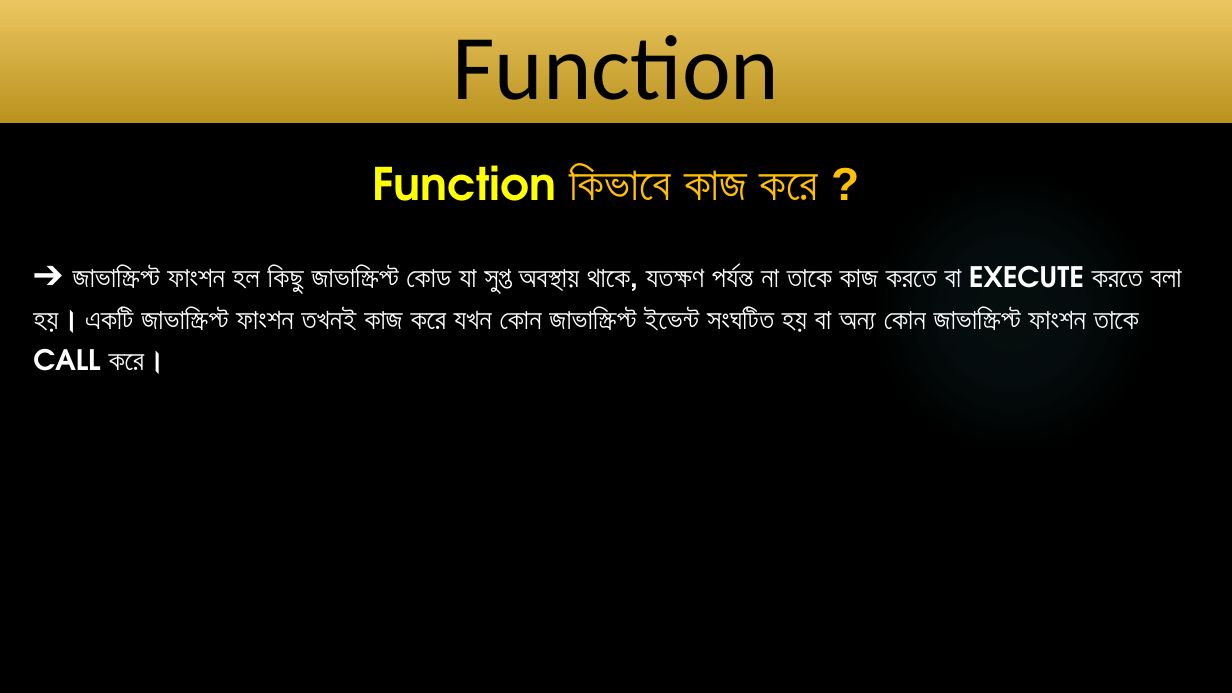
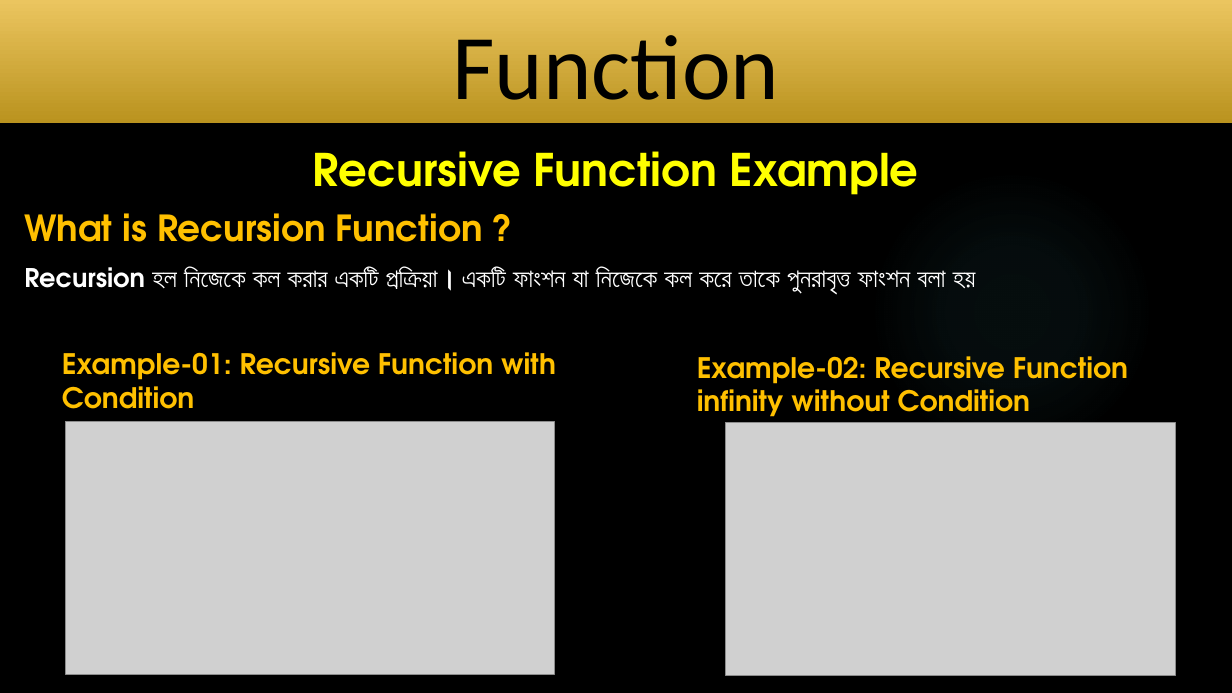
Before and after one commit to Mithun-Miah/Full-Stack-Assignment, a slide deck: slide 6 of JS Presentation File.pptx (slide 7 before the commit). Drawn at 1232x693 pixels with LibreOffice and Linux fonts; fonts in the diff are those of the drawing; grey boxes stand for pictures; background and template pictures are left out. Boxes give left, top, right and bottom in pixels: in the first picture for what was removed or moved away, otherwise in the second. Text is boxed around its words. In the diff, an @@ line names an element or a change of style, - is before the commit and + after.

```diff
--- a/JS Presentation File.pptx
+++ b/JS Presentation File.pptx
@@ subtitle at bbox=[313, 151, 919, 195]: text changed; size 36 to 35 pt; font Arial to TeX Gyre Adventor; text colour #FFC000 to #FFFF00 @@
-Function কিভাবে কাজ করে ?
+Recursive Function Example
@@ text added at bbox=[24, 213, 483, 242], 28 pt, text #FFC000, bold @@
+What is Recursion Function ?
@@ text added at bbox=[24, 267, 976, 295], 20 pt, text #FFFFFF, bold @@
+Recursion হল নিজেকে কল করার একটি প্রক্রিয়া। একটি ফাংশন যা নিজেকে কল করে তাকে পুনরাবৃত্ত ফাংশন বলা হয়
@@ text removed at bbox=[33, 265, 1182, 371] @@
-➔ জাভাস্ক্রিপ্ট ফাংশন হল কিছু জাভাস্ক্রিপ্ট কোড যা সুপ্ত অবস্থায় থাকে, যতক্ষণ পর্যন্ত না তাকে কাজ করতে বা EXECUTE করতে বলা হয়। একটি জাভাস্ক্রিপ্ট ফাংশন তখনই কাজ করে যখন কোন জাভাস্ক্রিপ্ট ইভেন্ট সংঘটিত হয় বা অন্য কোন জাভাস্ক্রিপ্ট ফাংশন তাকে CALL করে।
@@ text added at bbox=[62, 352, 556, 409], 22 pt, text #FFC000, bold @@
+Example-01: Recursive Function with Condition
@@ text added at bbox=[697, 356, 1128, 423], 22 pt, text #FFC000, bold @@
+Example-02: Recursive Function infinity without Condition
@@ picture added at bbox=[65, 421, 554, 675] @@
@@ picture added at bbox=[726, 422, 1176, 676] @@
```
Also in this commit, not shown: 3 other slides changed, 3 slides added, 2 slides removed.
